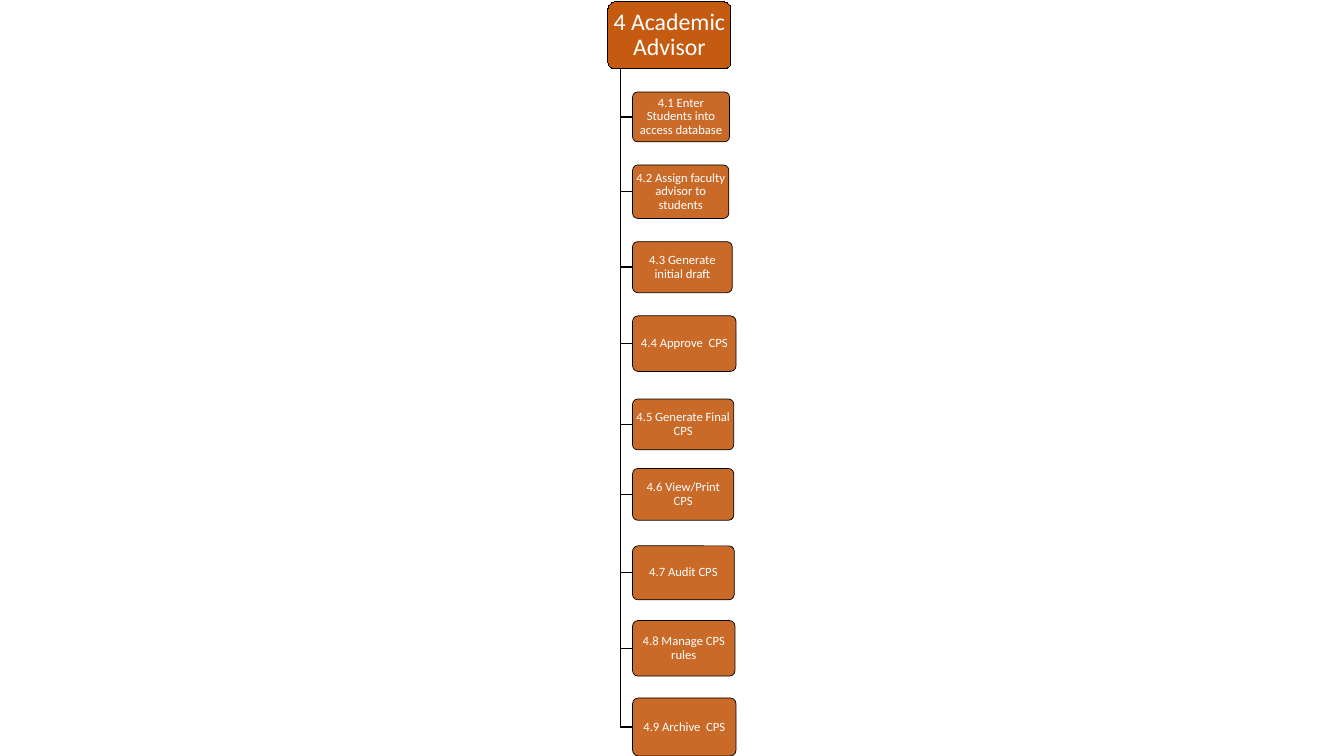
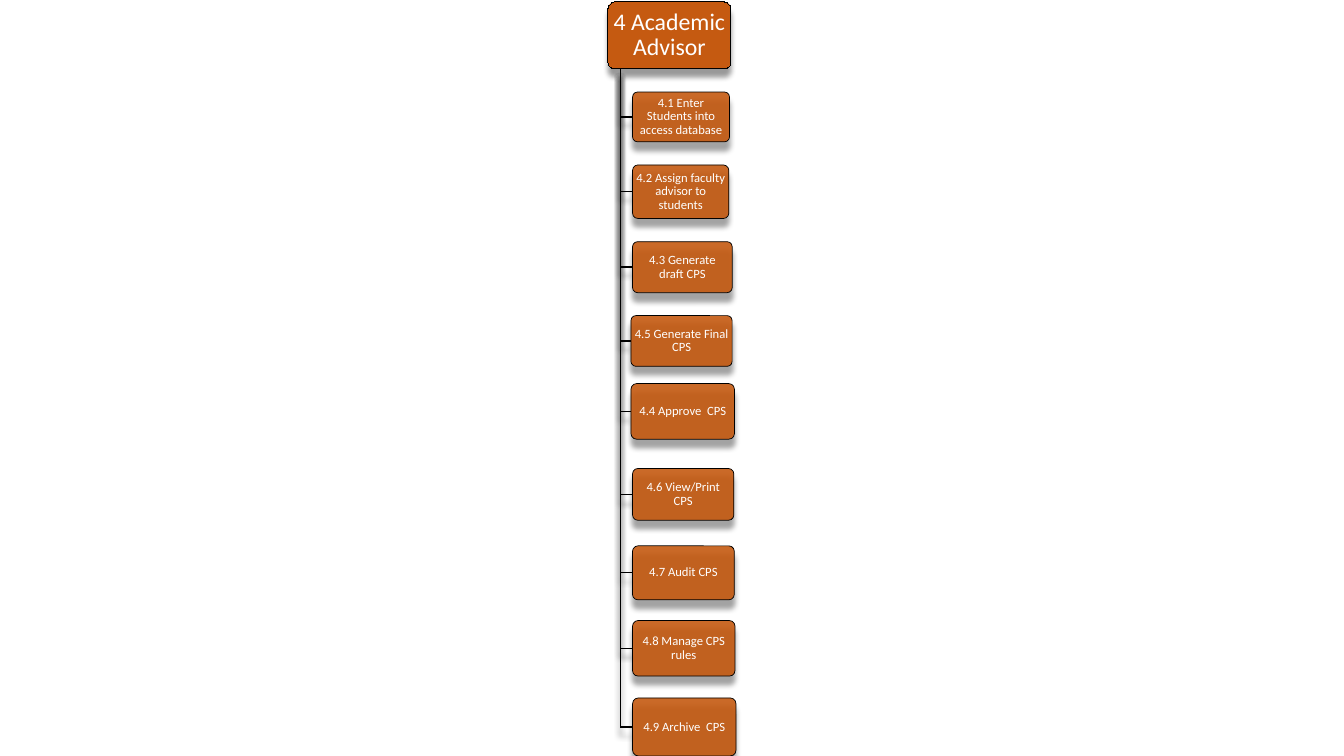
Before and after one commit to UHCLCapston/CAPSTONE, a slide deck: slide 1 of Academic Task analysis.pptx. Drawn at 1344x756 pixels with LibreOffice and Linux fonts; fonts in the diff are those of the drawing. Boxes give left, top, right and bottom in pixels: in the first picture for what was removed or moved away, otherwise in the second. Text is boxed around its words. In the diff, an @@ line names an element or a change of style, - is before the commit and + after.

```diff
--- a/Academic Task analysis.pptx
+++ b/Academic Task analysis.pptx
@@ freeform shape at <box>620,69,631,341</box>: shadow on; outline redrawn @@
@@ freeform shape: place and size @@
-freeform shape at <box>620,69,632,424</box>
+freeform shape at <box>620,69,631,411</box>
@@ text at <box>649,256,716,278</box>: text changed @@
-4.3 Generate initial draft
+4.3 Generate draft CPS
@@ rounded rectangle: place and size @@
-rounded rectangle at <box>633,316,737,371</box>
+rounded rectangle at <box>631,316,732,366</box>
@@ text "4.5 Generate Final CPS": place and size @@
-text "4.5 Generate Final CPS" at <box>636,412,730,435</box>
+text "4.5 Generate Final CPS" at <box>635,329,728,351</box>
@@ shadow on in 18 elements at <box>608,2,731,69</box>, <box>620,69,632,117</box>, <box>633,92,730,141</box>, <box>620,69,632,192</box>, <box>633,165,729,219</box>, <box>620,69,632,267</box>, <box>633,242,733,293</box>, <box>620,69,632,494</box>, <box>633,469,734,520</box>, <box>620,69,632,573</box>, <box>633,546,735,601</box>, <box>620,69,632,648</box>, <box>633,621,736,677</box>, <box>620,69,632,727</box>, <box>633,698,737,756</box>, <box>631,316,732,366</box>, <box>620,69,631,411</box>, <box>631,384,735,440</box> @@
@@ rounded rectangle: place and size @@
-rounded rectangle at <box>633,399,734,450</box>
+rounded rectangle at <box>631,384,735,440</box>
@@ text "4.4 Approve CPS": place and size @@
-text "4.4 Approve CPS" at <box>641,339,728,349</box>
+text "4.4 Approve CPS" at <box>639,407,726,417</box>
```
Also in this commit, not shown: 2 slides added.
